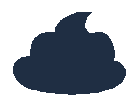
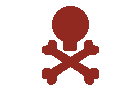
Revision of a layered 140x98 image; what changed, layer by layer:
added layer "disease" above "shade" over [left=42, top=6, right=99, bottom=85]
hid "poop" over [left=13, top=12, right=126, bottom=95]
